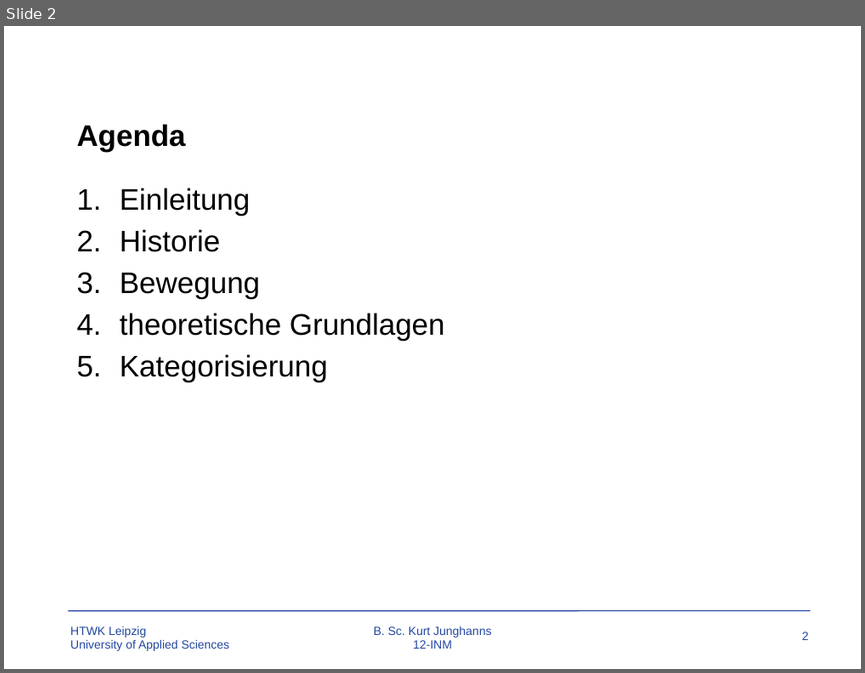
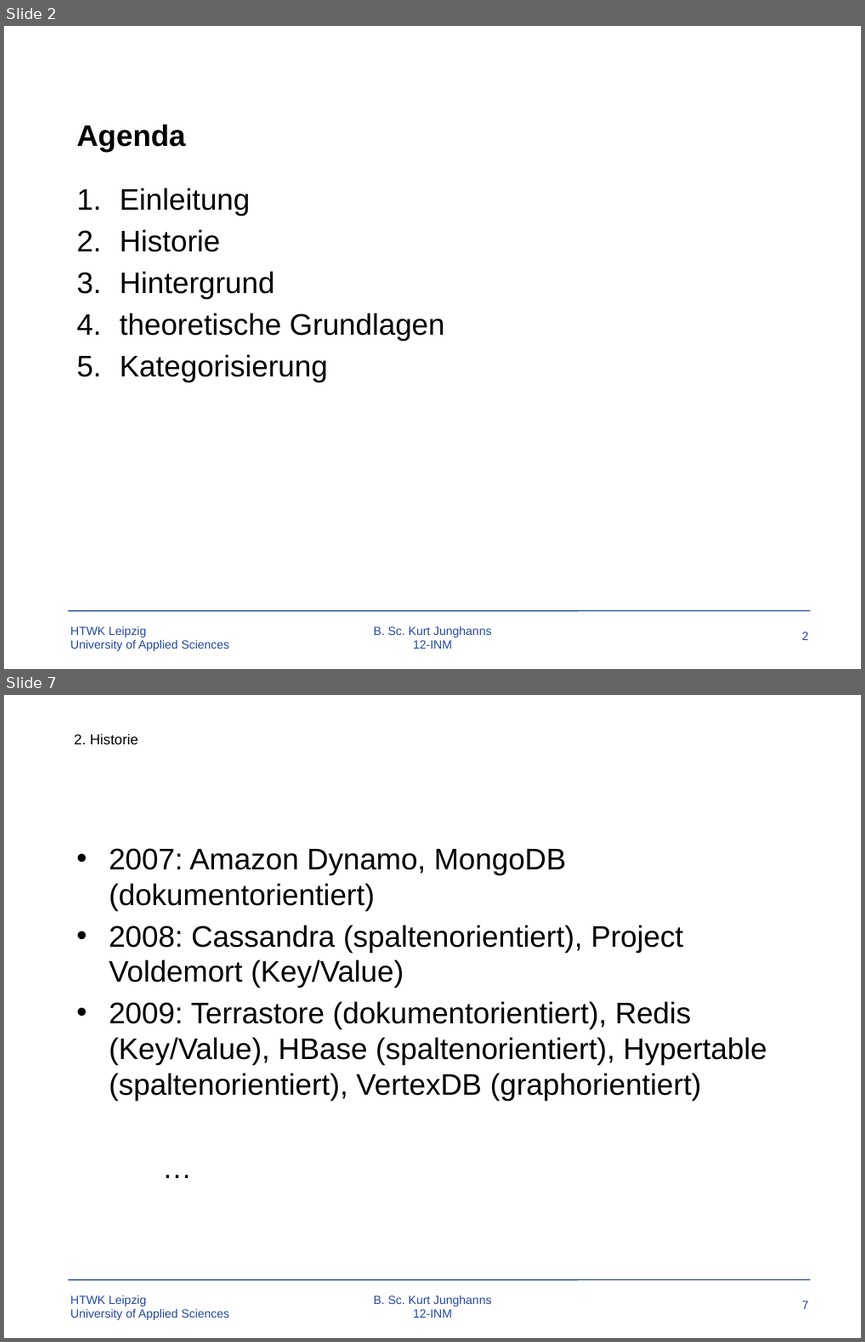
Before and after one commit to TBoonX/OS-Datenbanken, a slide deck: Praesentation.pptx. Shown one above the other, each under a label of ours: slide 2 before the commit, slides 2 and 7 after it; the slides between them are not shown. The pictures are 865x673 and 865x1342 pixels, drawn with LibreOffice and Linux fonts; fonts in the diff are those of the drawing; background and template pictures are left out. Boxes give left, top, right and bottom in pixels: in the first picture for what was removed or moved away, otherwise in the second. Text is boxed around its words. In the diff, an @@ line names an element or a change of style, - is before the commit and + after.

```diff
--- a/Praesentation.pptx
+++ b/Praesentation.pptx
@@ slide 7 added at box(4, 695, 861, 1338), background #FFFFFF; not listed: 4 template elements that a slide beside it also shows @@
@@ text added at box(74, 734, 138, 744), 12 pt, text #000000 @@
+2. Historie
@@ text added at box(109, 848, 766, 1100), 25 pt, text #000000 @@
+• 2007: Amazon Dynamo, MongoDB (dokumentorientiert)
+• 2008: Cassandra (spaltenorientiert), Project Voldemort (Key/Value)
+• 2009: Terrastore (dokumentorientiert), Redis (Key/Value), HBase (spaltenorientiert), Hypertable (spaltenorientiert), VertexDB (graphorientiert)
+…
@@ slide 2 changed as well @@
@@ text at box(120, 271, 275, 299): text changed @@
-3. Bewegung
+3. Hintergrund
```
Also in this commit, not shown: 2 other slides changed, 24 other slides added, 1 slide removed, 20 other files.
